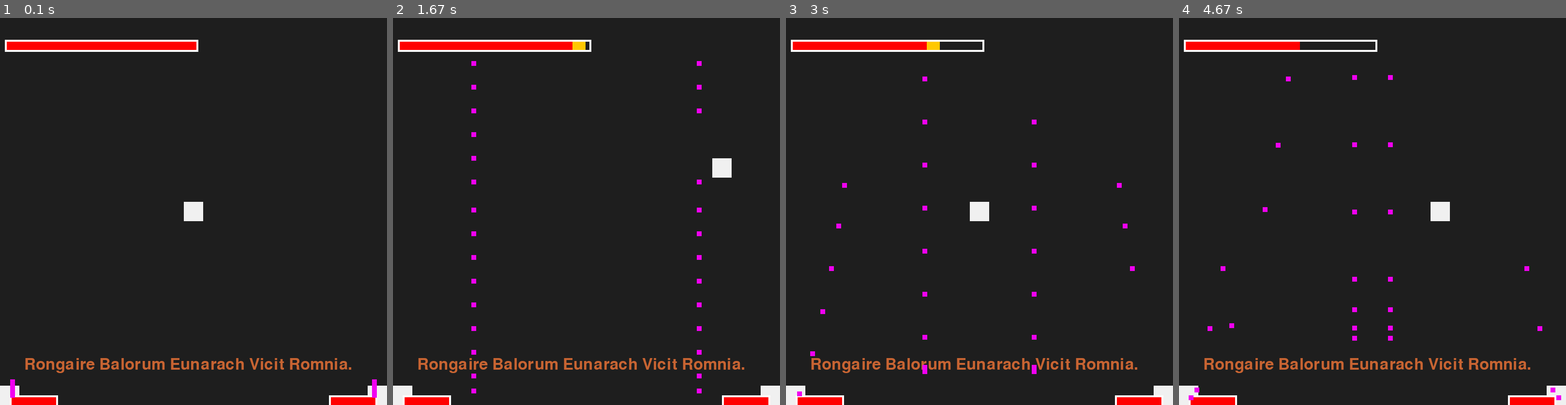
Above: before the commit, frames 1-4 (left to right).
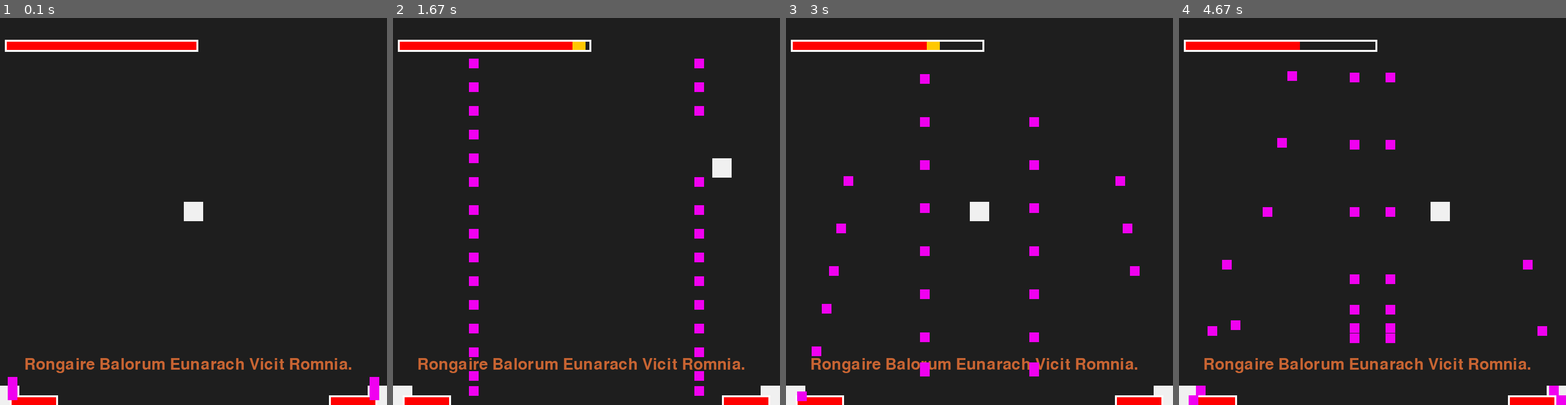
Above: after the commit, the same moments.

Repository: hmdao1511/shefjam_the_binary_bandits
Game: pygame game, started from Main.py
Two runs of this game, one before a commit and one after it. Both use one fixed random seed, a clock stepped at 60 frames per second and the inputs below.
Inputs:
- Up to frame 1 (0.1 s): no input
- Up to frame 2 (1.67 s): hold Right 0.33-0.8 s; hold Up 0.83-1.13 s; hold Right 1.17-1.63 s
- Up to frame 3 (3 s): hold Left 1.67-2.2 s; hold Down 2.23-2.53 s; hold Left 2.57-2.97 s
- Up to frame 4 (4.67 s): hold Up 3-3.37 s; hold Right 3.4-4.03 s; hold Down 4.07-4.43 s; hold Left from 4.47 s (still down)

The runs differ from the first frame. In frame 1, 0.2% of the frame differs, in the area x 2-98%, y 92-99%; in frame 2, 1.3%, in the area x 19-81%, y 10-98%; in frame 3, 1.2%; in frame 4, 1.3%.

Commit message:
Increased size of projectiles so it's less dodgeable. Will add another enemy and make the text typed by the player, follow the player

Diff:
--- a/Main.py
+++ b/Main.py
@@ -91,22 +91,18 @@
 
         if keys[pygame.K_LEFT]:
             if self.rect.x > 0:
-                print("LEFT presssed")
                 self.rect.x -= vel
 
         if keys[pygame.K_RIGHT] :
             if self.rect.x < 760:
-                print("RIGHT presssed")
                 self.rect.x += vel
 
         if keys[pygame.K_UP]:
             if self.rect.y > 0:
-                print("UP presssed")
                 self.rect.y -= vel
 
         if keys[pygame.K_DOWN]:
             if self.rect.y < 740:
-                print("DOWN presssed")
                 self.rect.y += vel
 
     #draw health bar
@@ -146,7 +142,7 @@
         self.delay_val = clock
         self.delay = delay
 
-        self.image = pygame.Surface((10,10))
+        self.image = pygame.Surface((20,20))
         self.image.fill((240,0,240))
         self.rect = self.image.get_rect(center = (self.startx,self.starty))
 
